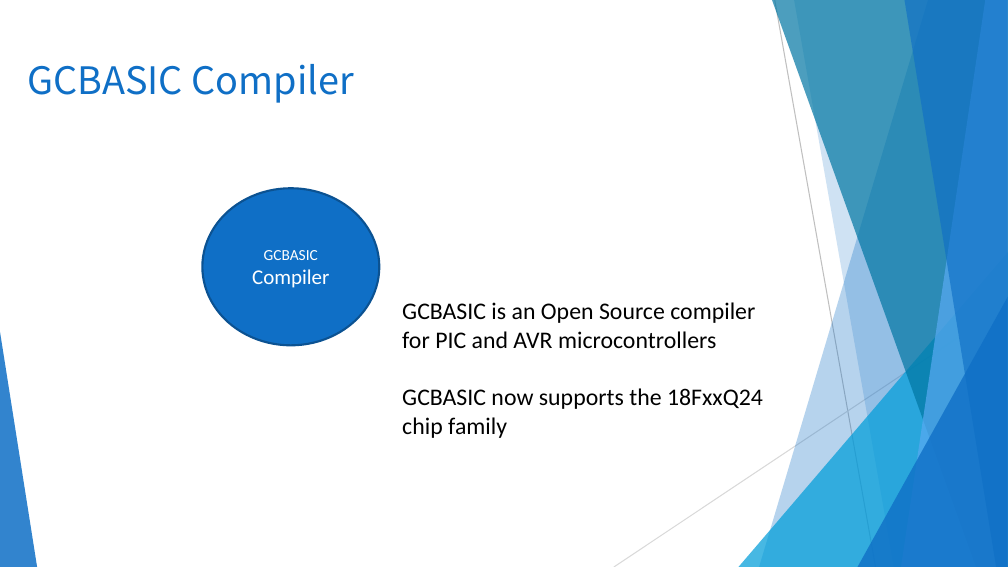
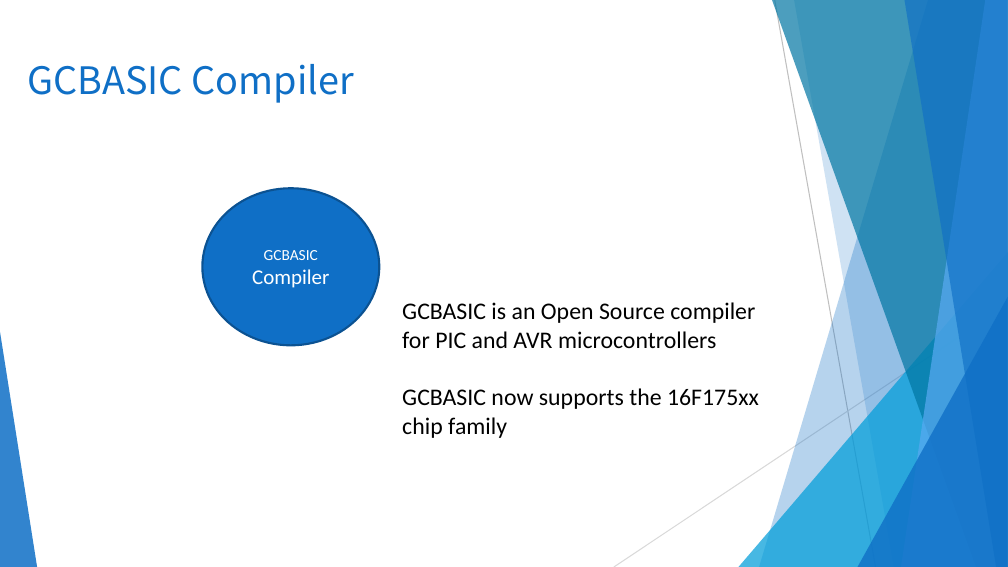
Before and after one commit to GreatCowBASIC/Demonstration_Sources, a slide deck: slide 6 of Vendor_Boards/Great_Cow_Basic_Demo_Board/16F17556_chiprange_demonstrations/tutorials/GCBASIC_Part1.pptx. Drawn at 1008x567 pixels with LibreOffice and Linux fonts; fonts in the diff are those of the drawing; background and template pictures are left out. Boxes give left, top, right and bottom in pixels: in the first picture for what was removed or moved away, otherwise in the second. Text is boxed around its words. In the diff, an @@ line names an element or a change of style, - is before the commit and + after.

```diff
--- a/Vendor_Boards/Great_Cow_Basic_Demo_Board/16F17556_chiprange_demonstrations/tutorials/GCBASIC_Part1.pptx
+++ b/Vendor_Boards/Great_Cow_Basic_Demo_Board/16F17556_chiprange_demonstrations/tutorials/GCBASIC_Part1.pptx
@@ text at [402, 388, 759, 438]: text changed @@
-GCBASIC now supports the 18FxxQ24 chip family
+GCBASIC now supports the 16F175xx chip family
```
Also in this commit, not shown: 10 other slides changed, 3 slides added, 31 other files.
